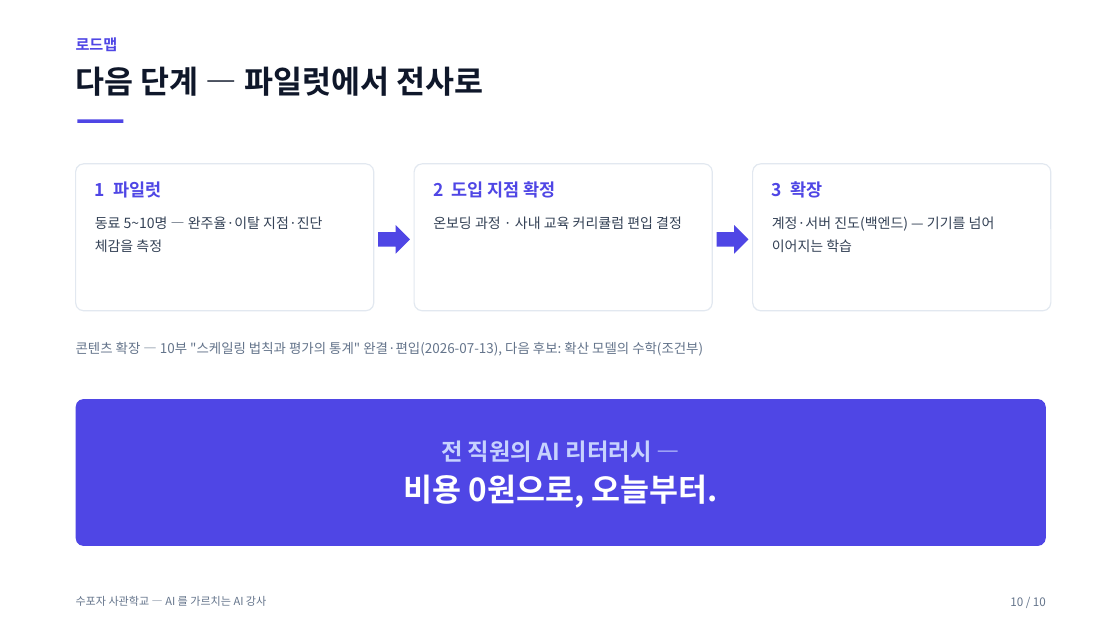
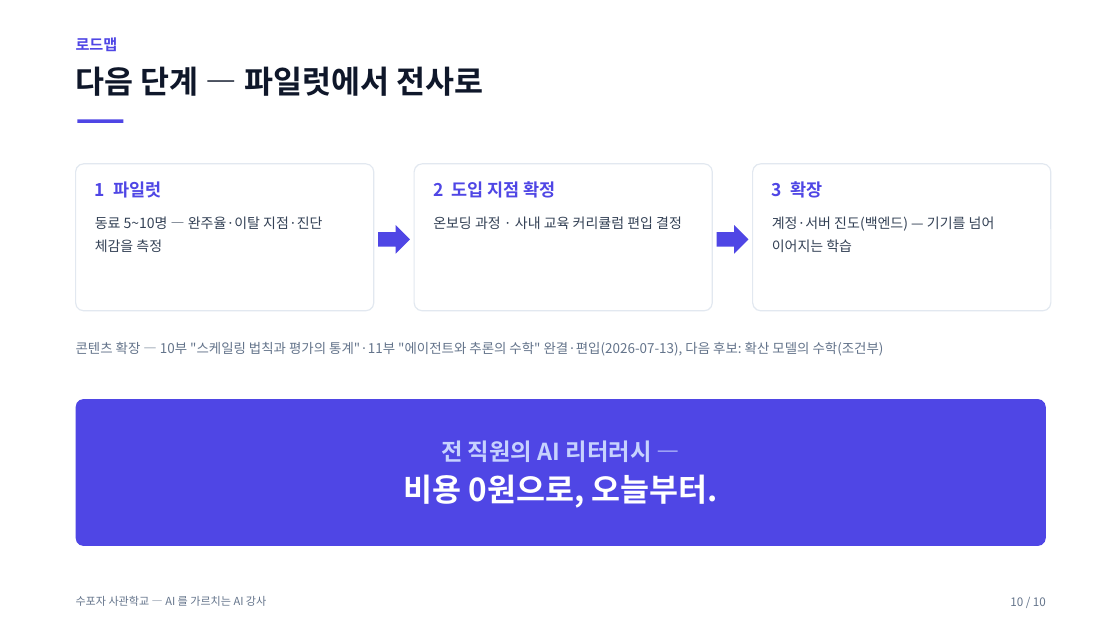
Before and after one commit to jiyupapa/math-platform, a slide deck: slide 10 of docs/hackathon/11_pitch_deck.pptx. Drawn at 1120x630 pixels with LibreOffice and Linux fonts; fonts in the diff are those of the drawing. Boxes give left, top, right and bottom in pixels: in the first picture for what was removed or moved away, otherwise in the second. Text is boxed around its words. In the diff, an @@ line names an element or a change of style, - is before the commit and + after.

```diff
--- a/docs/hackathon/11_pitch_deck.pptx
+++ b/docs/hackathon/11_pitch_deck.pptx
@@ text at [76, 342, 884, 356]: text changed @@
-콘텐츠 확장 — 10부 "스케일링 법칙과 평가의 통계" 완결·편입(2026-07-13), 다음 후보: 확산 모델의 수학(조건부)
+콘텐츠 확장 — 10부 "스케일링 법칙과 평가의 통계"·11부 "에이전트와 추론의 수학" 완결·편입(2026-07-13), 다음 후보: 확산 모델의 수학(조건부)
```
Also in this commit, not shown: 6 other slides changed, 24 other files.
